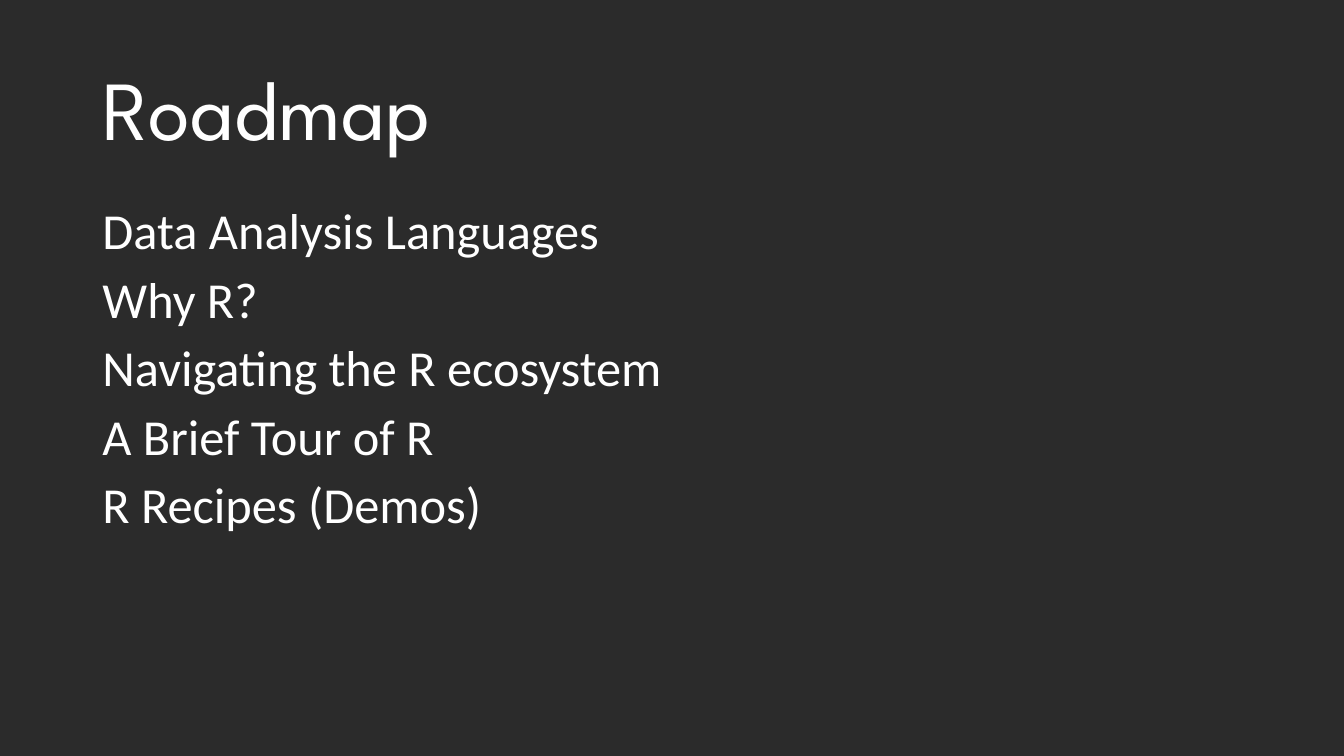
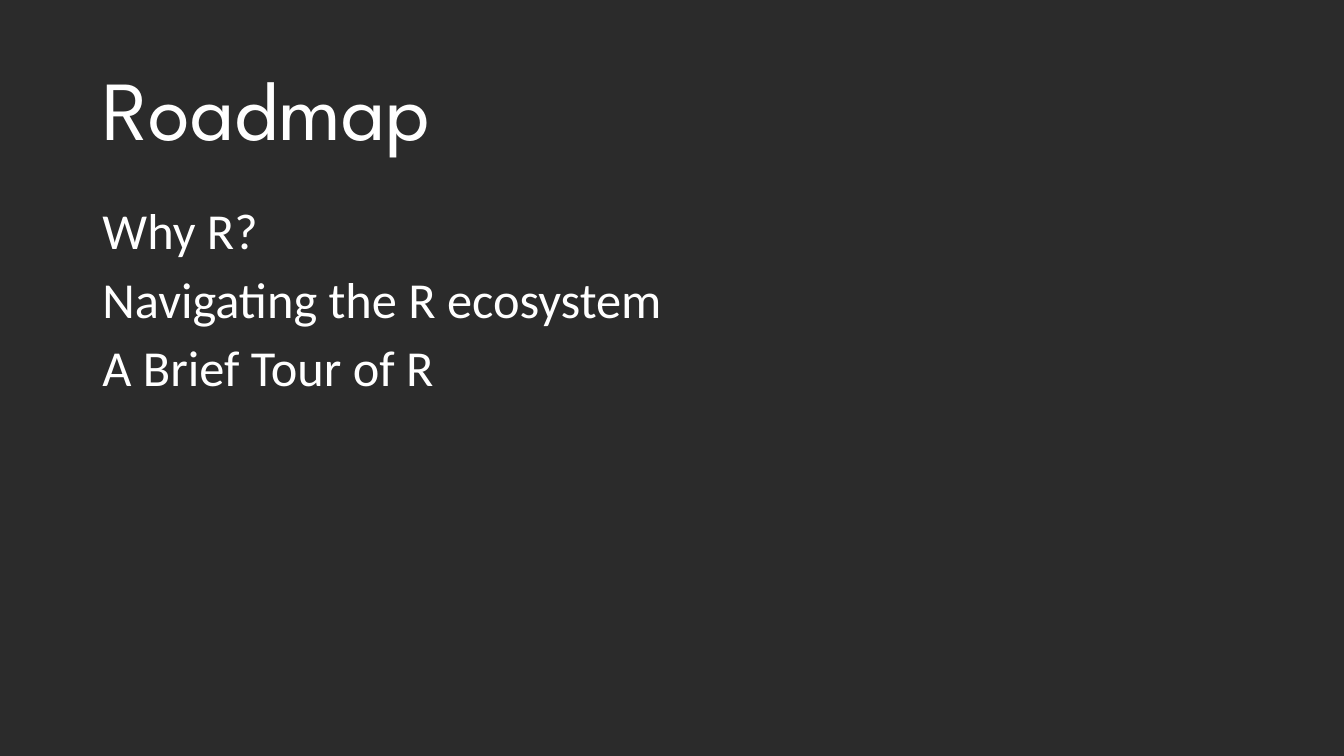
Before and after one commit to DustinEwers/r-talk-demos, a slide deck: slide 10 of slides/r_slides.pptx. Drawn at 1344x756 pixels with LibreOffice and Linux fonts; fonts in the diff are those of the drawing; background and template pictures are left out; a plain dark background stands for a picture behind light text. Boxes give left, top, right and bottom in pixels: in the first picture for what was removed or moved away, otherwise in the second. Text is boxed around its words. In the diff, an @@ line names an element or a change of style, - is before the commit and + after.

```diff
--- a/slides/r_slides.pptx
+++ b/slides/r_slides.pptx
@@ text at (102, 214, 599, 258): paragraph removed @@
-Data Analysis Languages
@@ text at (102, 486, 481, 531): paragraph removed @@
-R Recipes (Demos)
```
Also in this commit, not shown: 2 other slides changed, 3 other files.
